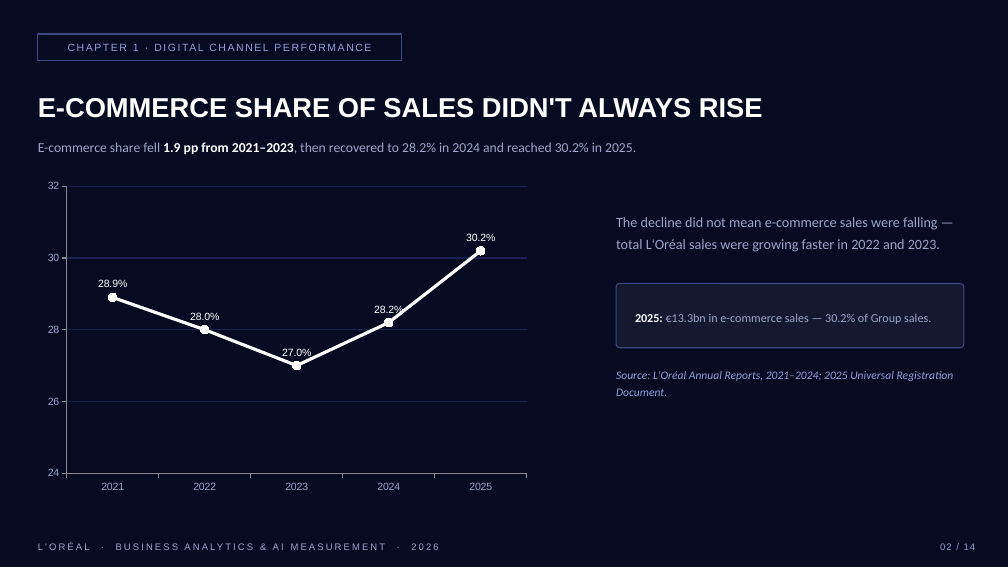
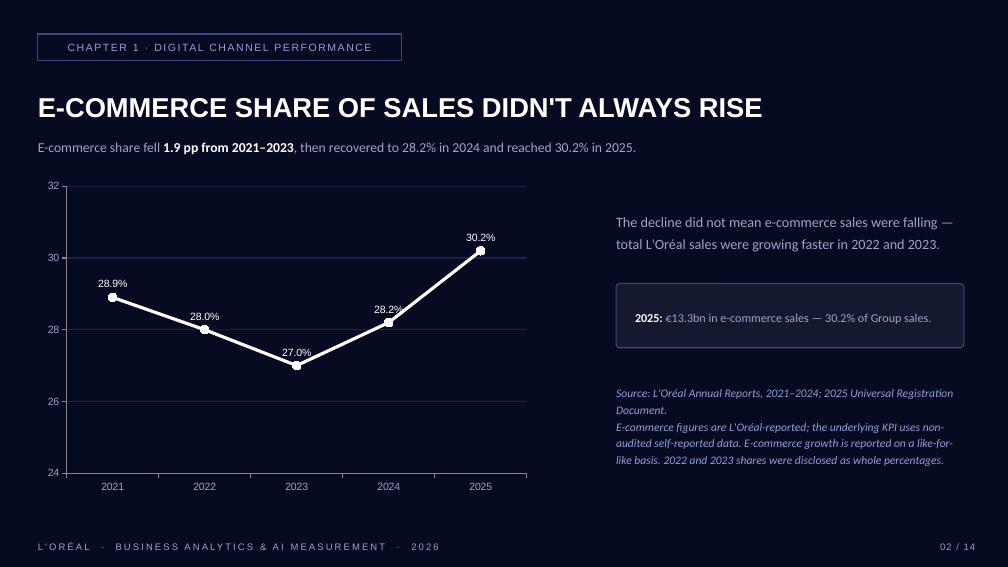
Before and after one commit to vigneshwari2408/loreal-ai-discovery-measurement, a slide deck: slide 2 of From-AI-Discovery-to-Measurement.pptx. Drawn at 1008x567 pixels with LibreOffice and Linux fonts; fonts in the diff are those of the drawing; background and template pictures are left out. Boxes give left, top, right and bottom in pixels: in the first picture for what was removed or moved away, otherwise in the second. Text is boxed around its words. In the diff, an @@ line names an element or a change of style, - is before the commit and + after.

```diff
--- a/From-AI-Discovery-to-Measurement.pptx
+++ b/From-AI-Discovery-to-Measurement.pptx
@@ text at [616,423,953,466]: paragraph added @@
+E-commerce figures are L'Oréal-reported; the underlying KPI uses non-audited self-reported data. E-commerce growth is reported on a like-for-like basis. 2022 and 2023 shares were disclosed as whole percentages.
```
Also in this commit, not shown: 1 other slide changed, 5 other files.
